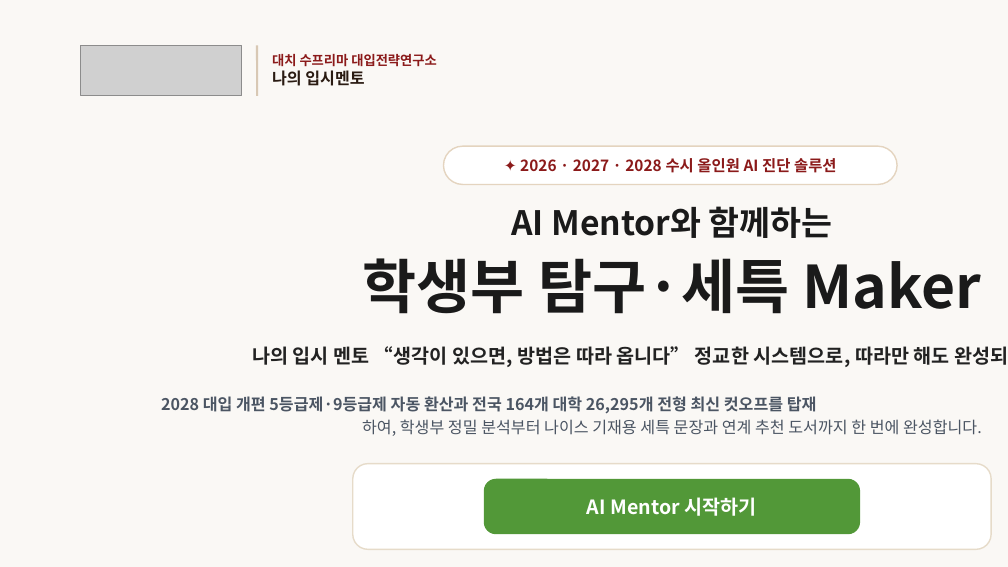
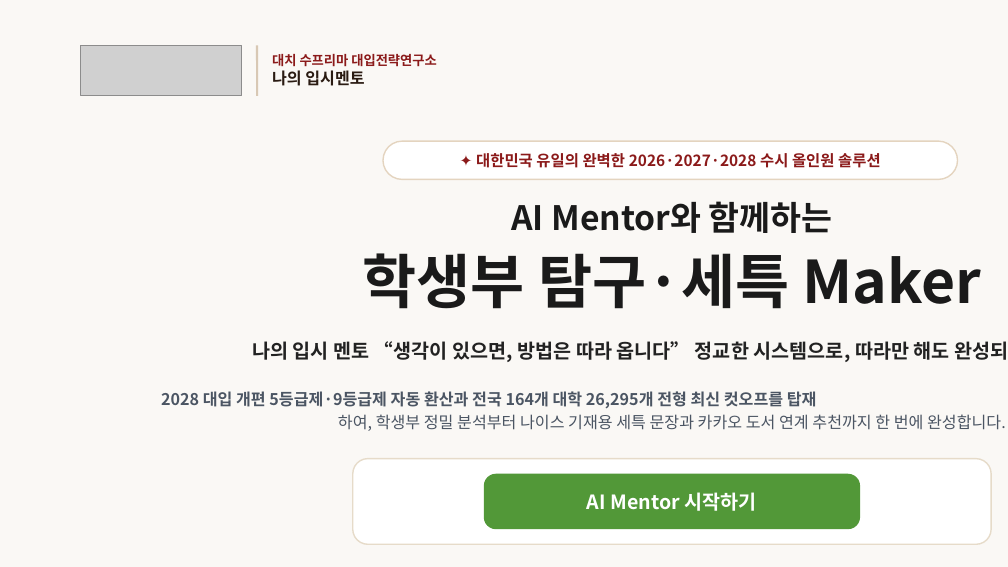
Before and after one commit to ipsicreator/consultant-app, a slide deck: slide 1 of public/guides/대치수프리마_나의입시멘토_컨설턴트앱_B2B_제안서.pptx. Drawn at 1008x567 pixels with LibreOffice and Linux fonts; fonts in the diff are those of the drawing; grey boxes stand for pictures. Boxes give left, top, right and bottom in pixels: in the first picture for what was removed or moved away, otherwise in the second. Text is boxed around its words. In the diff, an @@ line names an element or a change of style, - is before the commit and + after.

Commit message:
docs: B2B 제안서 4종 최신화 (단계별 세부 매칭 및 학생·학원·학부모 그레이트 베네핏 반영)

```diff
--- a/public/guides/대치수프리마_나의입시멘토_컨설턴트앱_B2B_제안서.pptx
+++ b/public/guides/대치수프리마_나의입시멘토_컨설턴트앱_B2B_제안서.pptx
@@ rounded rectangle: place and size @@
-rounded rectangle at bbox=[444, 146, 897, 184]
+rounded rectangle at bbox=[383, 141, 958, 179]
@@ text at bbox=[476, 153, 881, 168]: text changed @@
-✦ 2026 · 2027 · 2028 수시 올인원 AI 진단 솔루션
+✦ 대한민국 유일의 완벽한 2026·2027·2028 수시 올인원 솔루션
@@ text at bbox=[161, 391, 1006, 431]: text changed @@
-2028 대입 개편 5등급제·9등급제 자동 환산과 전국 164개 대학 26,295개 전형 최신 컷오프를 탑재
-하여, 학생부 정밀 분석부터 나이스 기재용 세특 문장과 연계 추천 도서까지 한 번에 완성합니다.
+2028 대입 개편 5등급제·9등급제 자동 환산과 전국 164개 대학 26,295개 전형 최신 컷오프를 탑재
+하여, 학생부 정밀 분석부터 나이스 기재용 세특 문장과 카카오 도서 연계 추천까지 한 번에 완성합니다.
@@ 4 texts, 2 rounded rectangles: place and size @@
-4 texts, 2 rounded rectangles at bbox=[252, 206, 1008, 549]
+4 texts, 2 rounded rectangles at bbox=[252, 201, 1008, 544]
```
Also in this commit, not shown: 7 other slides changed, 3 slides added, 3 other files.
